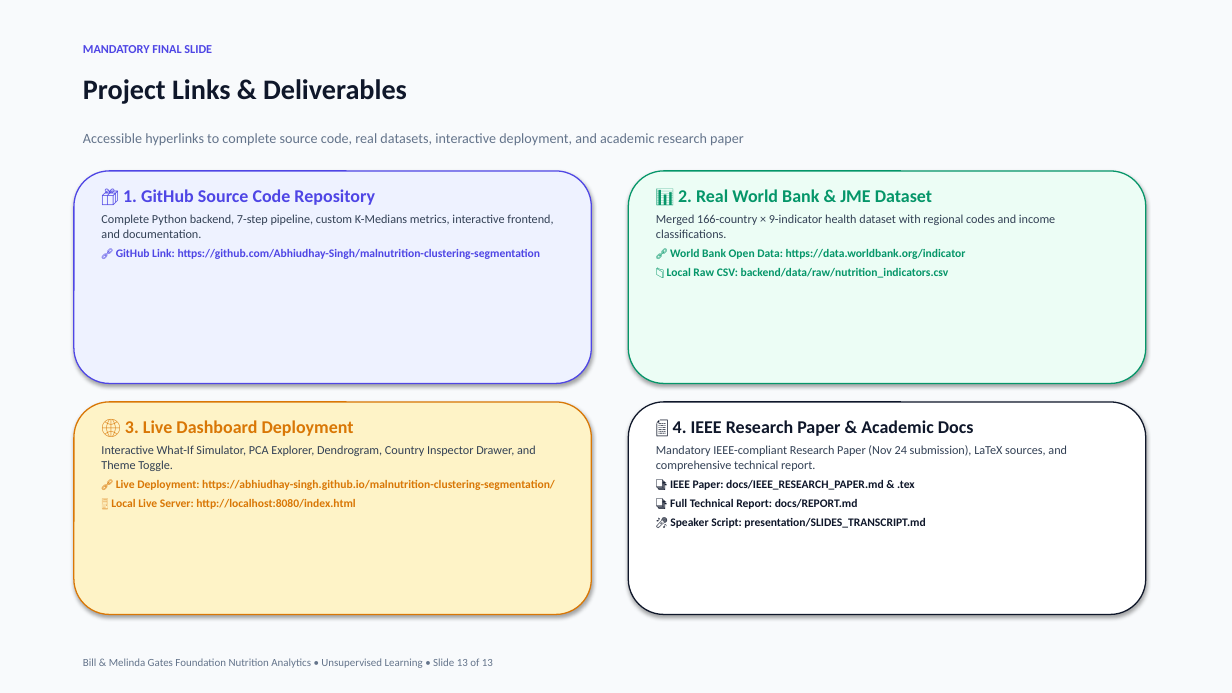
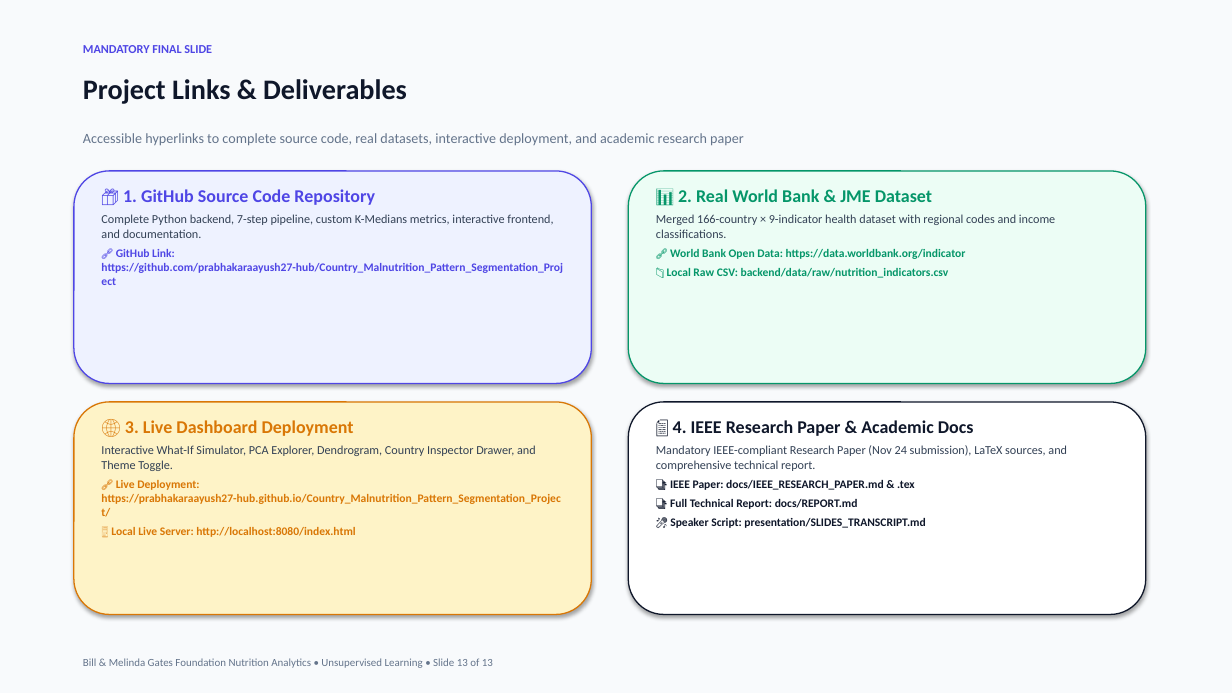
Before and after one commit to prabhakaraayush27-hub/Country_Malnutrition_Pattern_Segmentation_Project, a slide deck: slide 13 of presentation/Malnutrition_Clustering_Presentation.pptx. Drawn at 1232x693 pixels with LibreOffice and Linux fonts; fonts in the diff are those of the drawing. Boxes give left, top, right and bottom in pixels: in the first picture for what was removed or moved away, otherwise in the second. Text is boxed around its words. In the diff, an @@ line names an element or a change of style, - is before the commit and + after.

Commit message:
docs: update repository links to prabhakaraayush27-hub repository

```diff
--- a/presentation/Malnutrition_Clustering_Presentation.pptx
+++ b/presentation/Malnutrition_Clustering_Presentation.pptx
@@ text at box(101, 249, 563, 273): text changed @@
-🔗 GitHub Link: https://github.com/Abhiudhay-Singh/malnutrition-clustering-segmentation
+🔗 GitHub Link: https://github.com/prabhakaraayush27-hub/Country_Malnutrition_Pattern_Segmentation_Project
@@ text at box(101, 480, 560, 537): text changed @@
-🔗 Live Deployment: https://abhiudhay-singh.github.io/malnutrition-clustering-segmentation/
-🖥️ Local Live Server: http://localhost:8080/index.html
+🔗 Live Deployment: https://prabhakaraayush27-hub.github.io/Country_Malnutrition_Pattern_Segmentation_Project/
+🖥️ Local Live Server: http://localhost:8080/index.html
```
Also in this commit, not shown: 3 other files.
